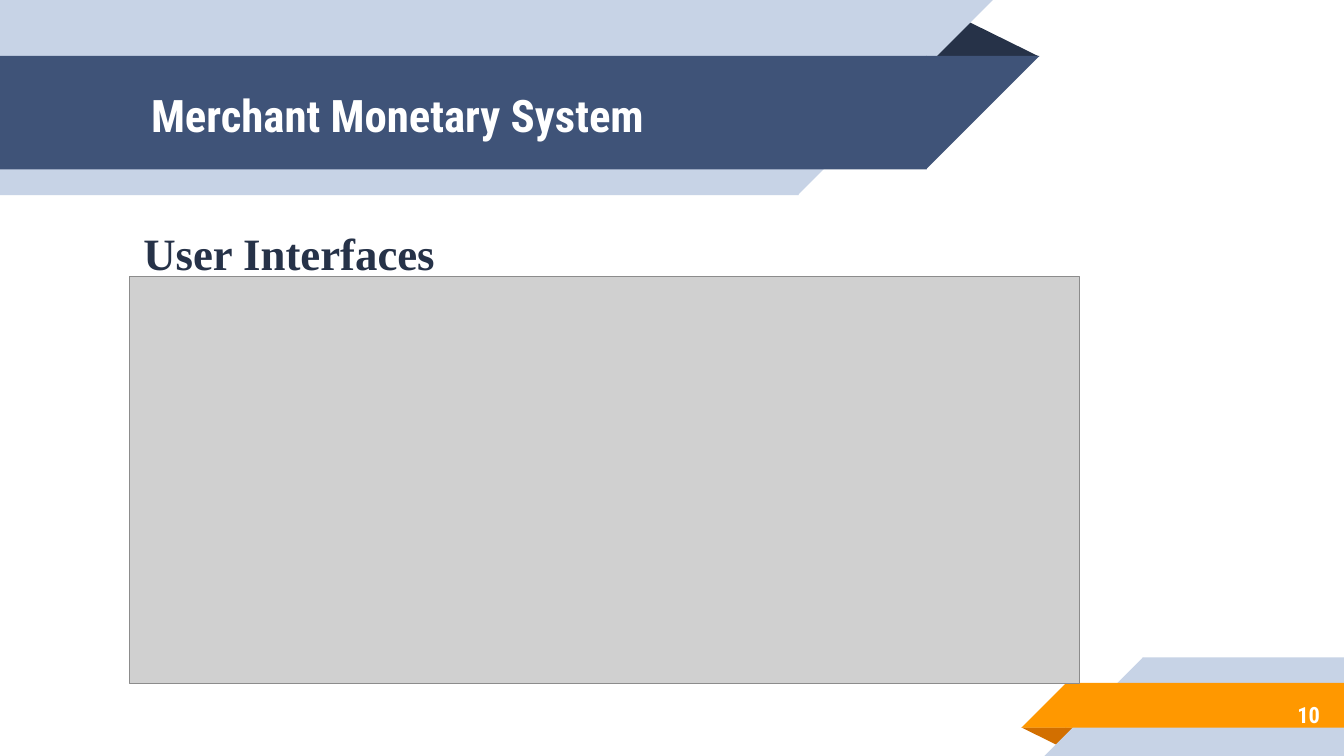
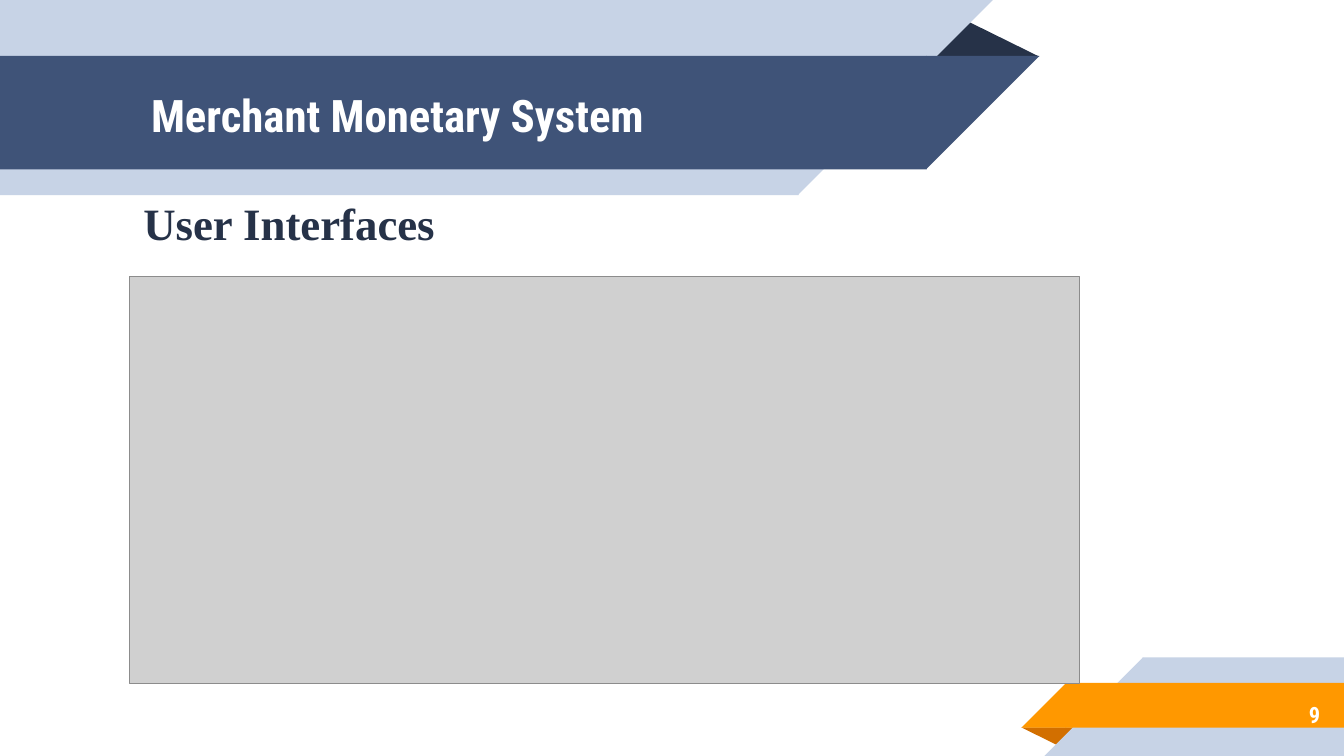
Before and after one commit to hamadhassan/Merchant-Monetary-System, a slide deck: slide 9 of Power Point Slides/PRESENTATION SLIDES.pptx (slide 10 before the commit). Drawn at 1344x756 pixels with LibreOffice and Linux fonts; fonts in the diff are those of the drawing; grey boxes stand for pictures. Boxes give left, top, right and bottom in pixels: in the first picture for what was removed or moved away, otherwise in the second. Text is boxed around its words. In the diff, an @@ line names an element or a change of style, - is before the commit and + after.

```diff
--- a/Power Point Slides/PRESENTATION SLIDES.pptx
+++ b/Power Point Slides/PRESENTATION SLIDES.pptx
@@ text "User Interfaces" rewrapped from (143,238,434,279) to (143,208,434,241) @@
@@ page number at (1309,707,1320,729): text changed @@
-10
+9
```
Also in this commit, not shown: 11 other slides changed, 3 slides added, 4 other files.
